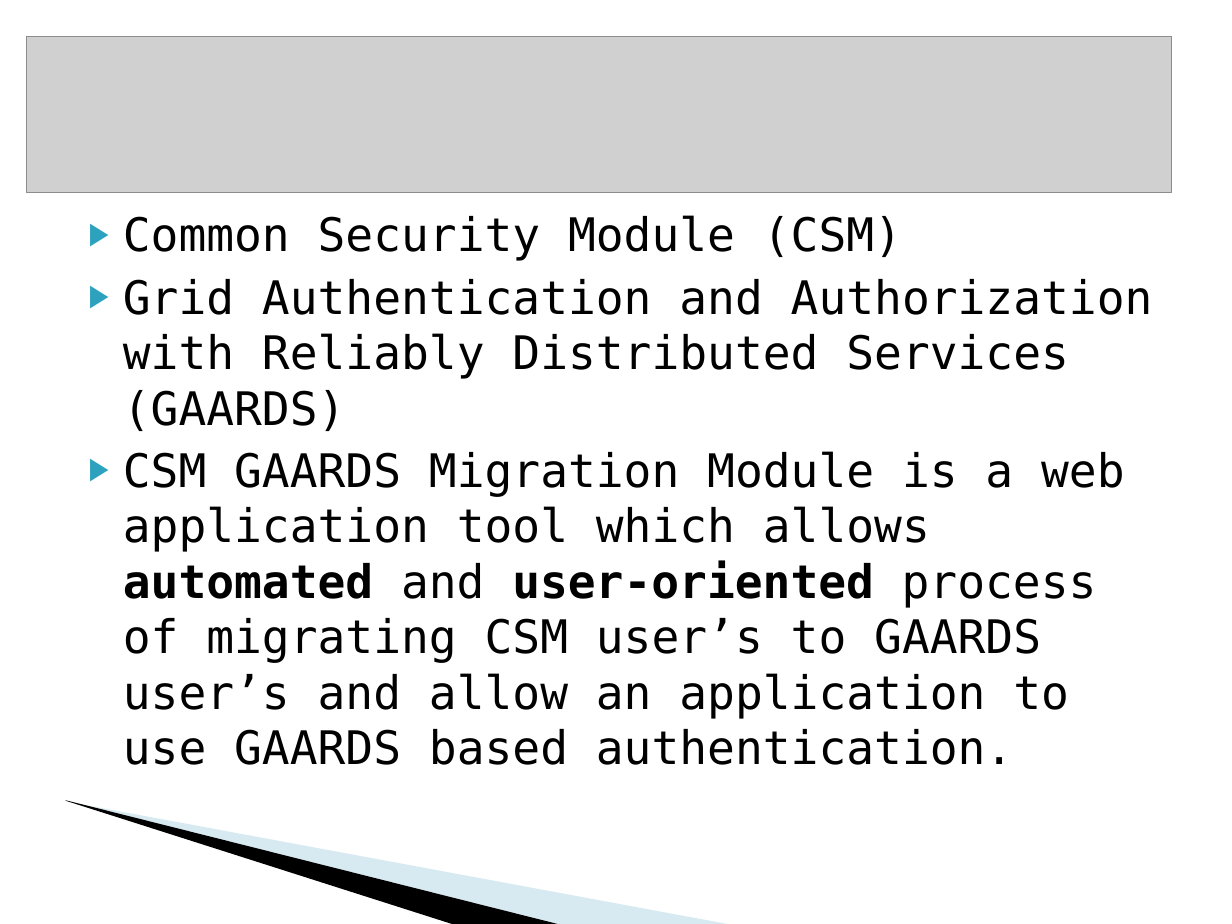
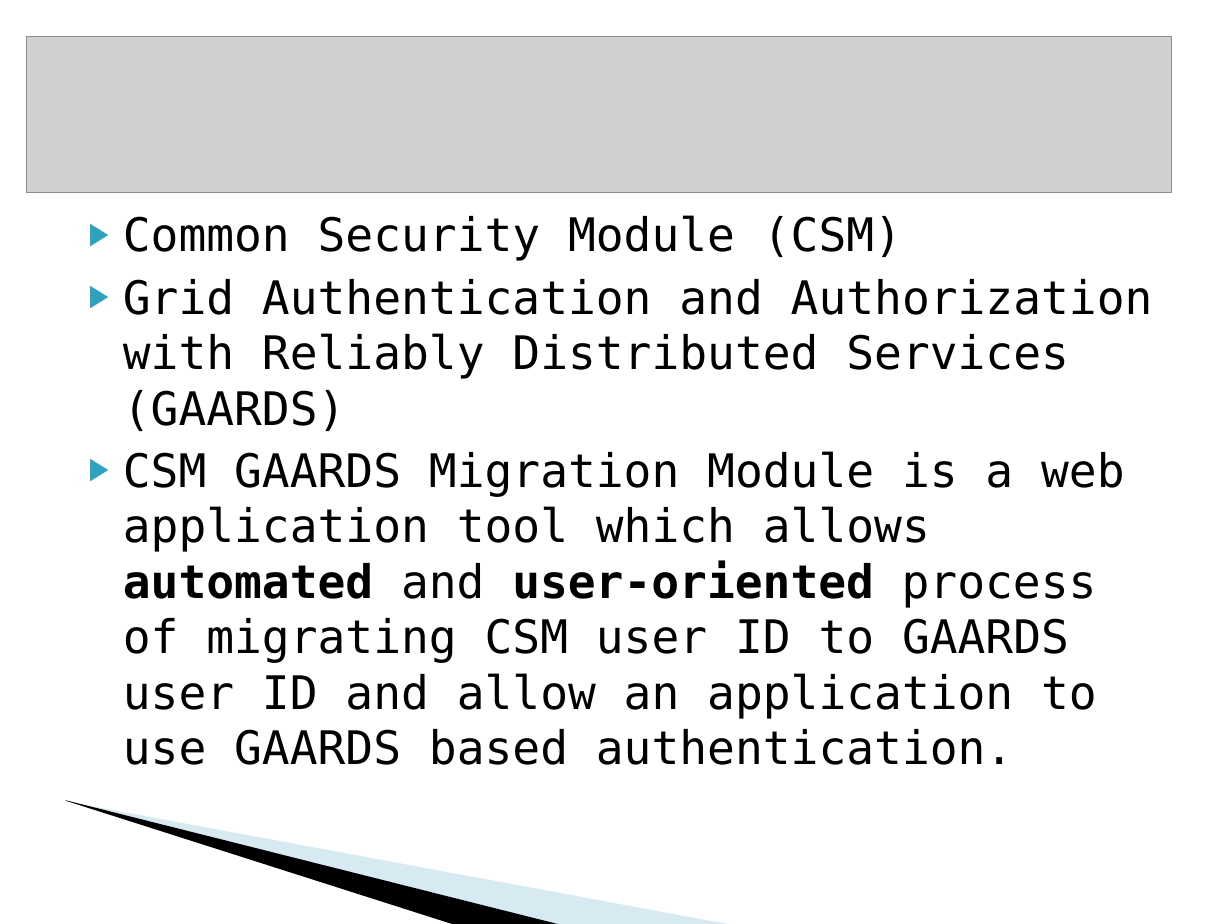
Before and after one commit to CBIIT/common-security-module-docs, a slide deck: slide 3 of CSM v4.1/Development/Design/CSM GAARDS Migration Module Presentation caGrid Users List 10-18-2008.ppt. Drawn at 1232x924 pixels with LibreOffice and Linux fonts; fonts in the diff are those of the drawing; grey boxes stand for pictures; background and template pictures are left out. Boxes give left, top, right and bottom in pixels: in the first picture for what was removed or moved away, otherwise in the second. Text is boxed around its words. In the diff, an @@ line names an element or a change of style, - is before the commit and + after.

Commit message:
draft 1.0
SVN-Revision: 2885

```diff
--- a/CSM v4.1/Development/Design/CSM GAARDS Migration Module Presentation caGrid Users List 10-18-2008.ppt
+++ b/CSM v4.1/Development/Design/CSM GAARDS Migration Module Presentation caGrid Users List 10-18-2008.ppt
@@ text at (123, 451, 1124, 765): text changed @@
-▶ CSM GAARDS Migration Module is a web application tool which allows automated and user-oriented process of migrating CSM user’s to GAARDS user’s and allow an application to use GAARDS based authentication.
+▶ CSM GAARDS Migration Module is a web application tool which allows automated and user-oriented process of migrating CSM user ID to GAARDS user ID and allow an application to use GAARDS based authentication.
```
Also in this commit, not shown: 1 other slide changed, 8 slides added, 2 slides removed.
